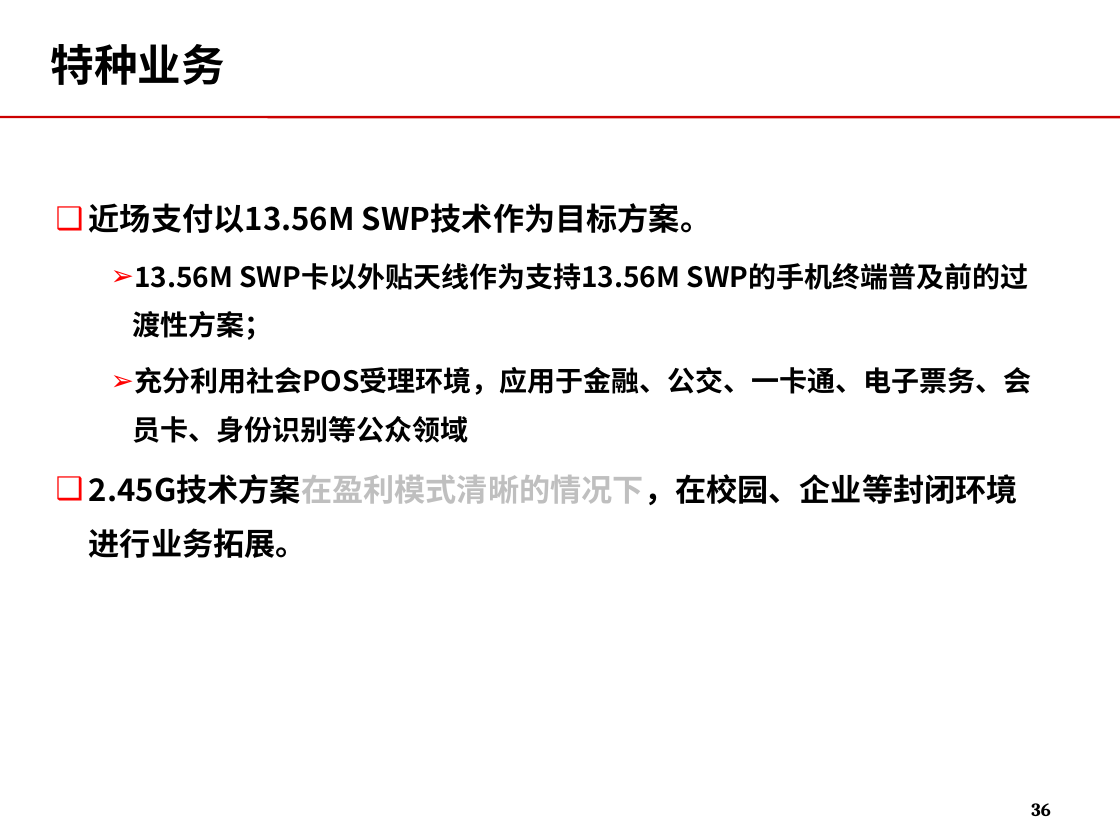
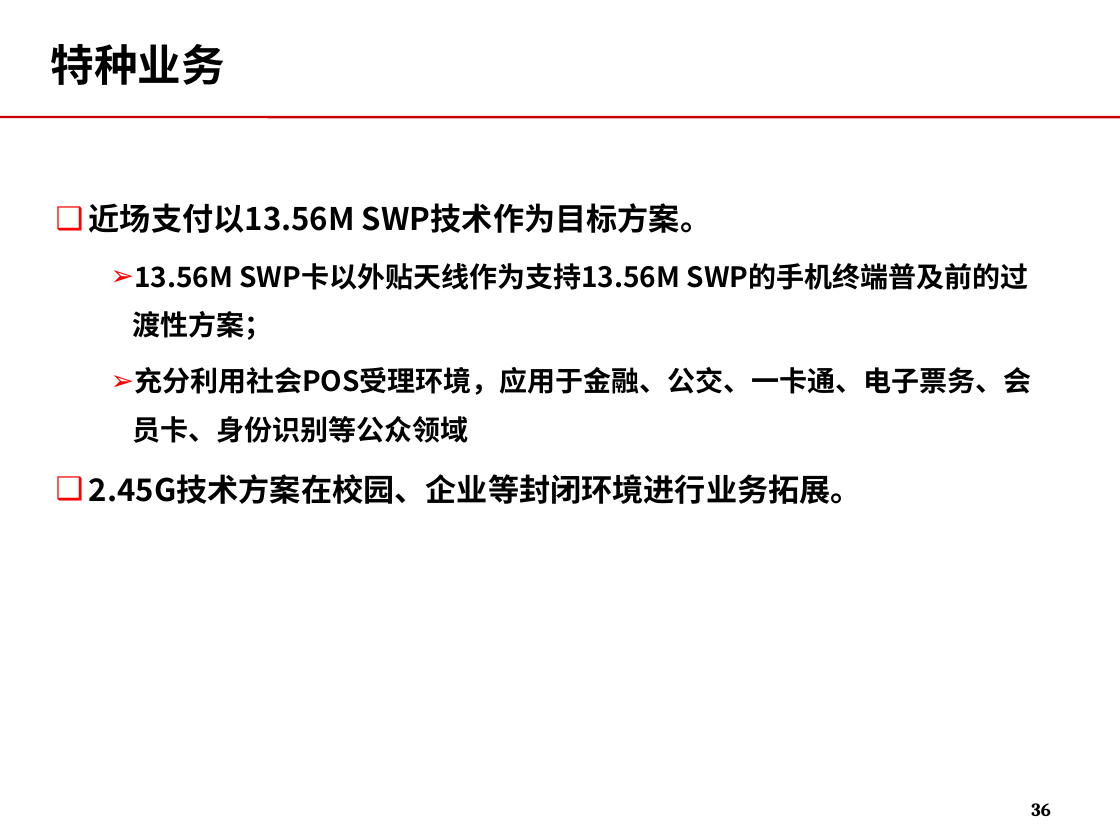
Before and after one commit to momo1101/unicardsrch, a slide deck: slide 36 of 软课题文本/软课题-中国联通电信卡业务及策略研究.ppt. Drawn at 1120x840 pixels with LibreOffice and Linux fonts; fonts in the diff are those of the drawing; background and template pictures are left out. Boxes give left, top, right and bottom in pixels: in the first picture for what was removed or moved away, otherwise in the second. Text is boxed around its words. In the diff, an @@ line names an element or a change of style, - is before the commit and + after.

```diff
--- a/软课题文本/软课题-中国联通电信卡业务及策略研究.ppt
+++ b/软课题文本/软课题-中国联通电信卡业务及策略研究.ppt
@@ text at [89,474,862,504]: text changed @@
-❑ 2.45G技术方案在盈利模式清晰的情况下，在校园、企业等封闭环境进行业务拓展。
+❑ 2.45G技术方案在校园、企业等封闭环境进行业务拓展。
```
Also in this commit, not shown: 1 other slide changed, 11 slides removed.
